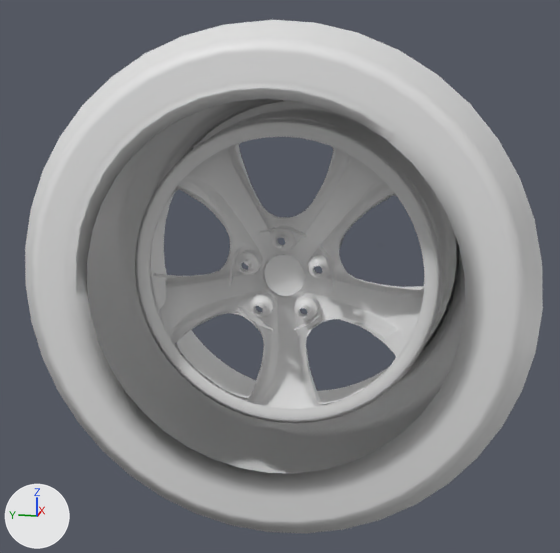
What one commit did to the glTF model public/parts/wheel_kasumi.glb.
Camera for both pictures: a 50 mm camera at (-0.873, -0.168, 0.216) aimed at (-0.002, 0.006, -0.002). Arrows for +X, +Y and +Z are at lower left; the lights stay in place. The picture after the commit comes second. Where no turn or scale is listed for an object, it has been applied to the vertices. Vertices at exactly the same position are counted once.

Names of what the first picture shows: 'Wheel'.
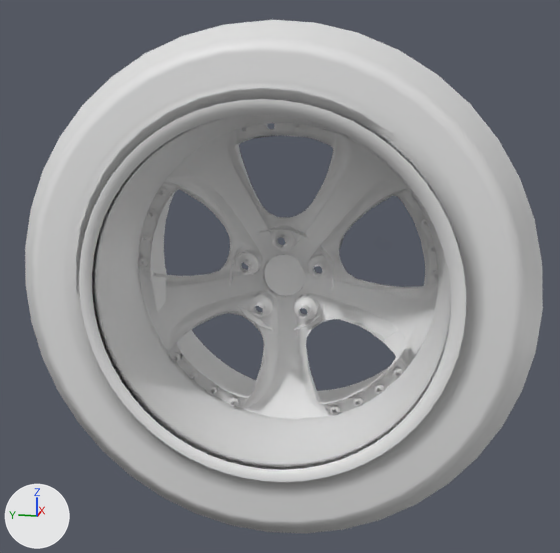
Edits to the bpy script that builds the scene:
```text
Change me_wheels_wheel_kasumi:
    used by ob_wheel; location = (0.0, 0.0, 0.0)
    remove me_wheels_wheel_kasumi.from_pydata(...)  # 5222 vertices, 9228 faces; spans x -0.125..0.125, y -0.28..0.28, z -0.28..0.28
    add me_wheels_wheel_kasumi.from_pydata(...)  # 5278 vertices, 9340 faces; spans x -0.125..0.125, y -0.28..0.28, z -0.28..0.28
    me_wheels_wheel_kasumi part 1: 196 vertices moved from x -0.022..-0.019, y -0.179..0.179, z -0.179..0.179 to x -0.076..-0.02, y -0.186..0.186, z -0.186..0.186; 56 vertices removed from x -0.019, y -0.161..0.161, z -0.161..0.161; 168 vertices added at x -0.12..-0.103, y -0.203..0.203, z -0.203..0.203
    me_wheels_wheel_kasumi part 2: 56 vertices removed from x 0.056, y -0.187..0.187, z -0.187..0.187
```

Boxes [x1, y1, x2, y2] around the edits, measured in the pictures (560 x 553 px; the box of a moved part takes in the faces that stretch with it):
part 1 of me_wheels_wheel_kasumi, moved or reshaped
    before: [135, 115, 445, 423]
    after: [79, 99, 466, 482]
part 2 of me_wheels_wheel_kasumi, deleted
    before: [152, 111, 447, 402]
